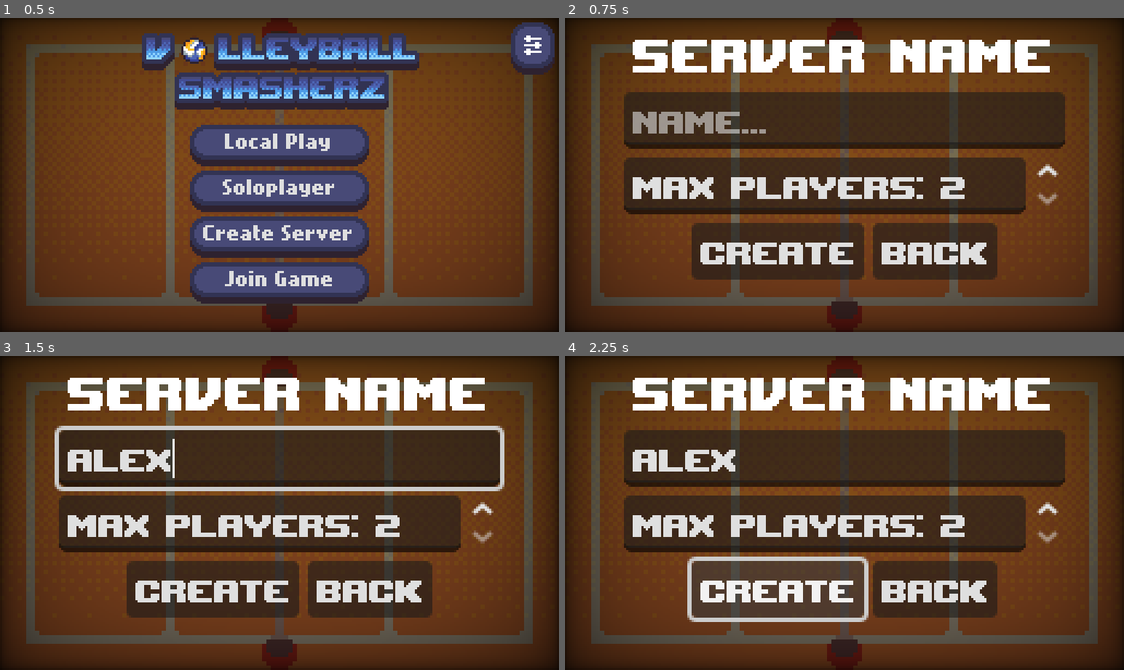
Above: before the commit, frames 1-4 (two rows, left to right).
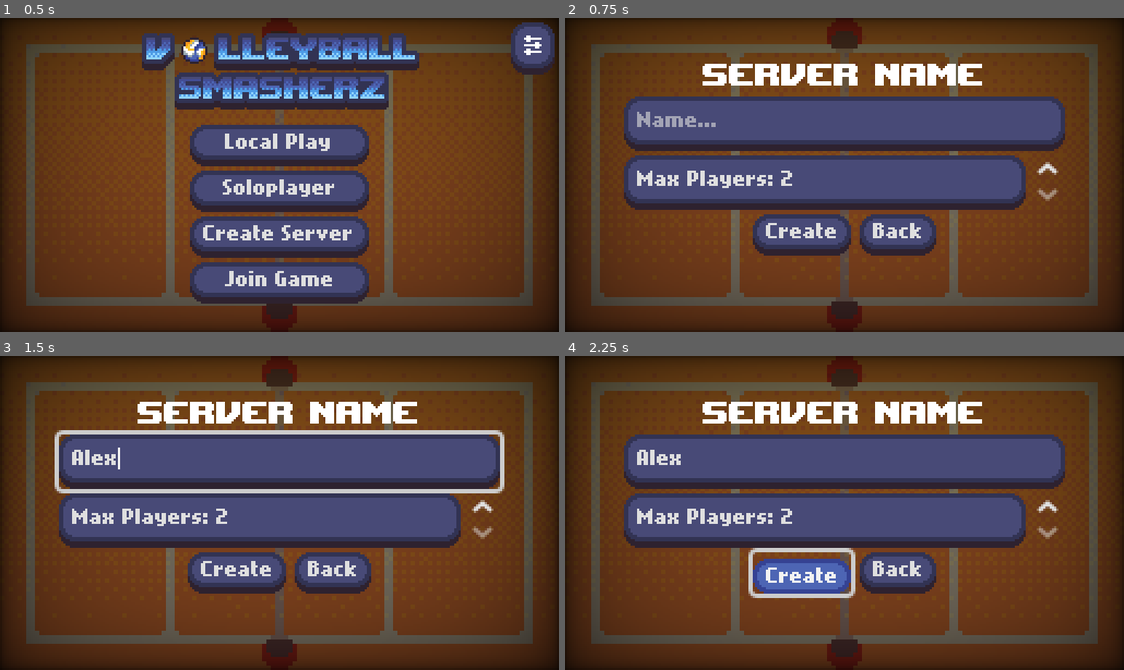
Above: after the commit, the same moments.

Repository: wonderdip/Arcade-Game
Game: Godot game, scene res://Scenes/Menus/title_screen.tscn
The game is run twice, just before and just after one commit, with the same random seed, the same clock (stepped at 60 frames per second) and the same inputs.
Inputs (mouse positions are in pixels of both pictures, inside the frame that each line leads up to):
- Up to frame 1 (0.5 s): no input
- Up to frame 2 (0.75 s): click "Create Server" at 0.5 s
- Up to frame 3 (1.5 s): click (279, 459) at 1.27 s; type "Alex" at 1.35 s
- Up to frame 4 (2.25 s): click "Create" at 2 s

Frame 1 is identical in both runs. In frame 2, 43% of the frame differs, in the area x 10-90%, y 6-84%; in frame 3, 45%, in the area x 9-91%, y 6-84%; in frame 4, 43%.

Commit message:
added good versions of all animations

Diff:
--- a/Scenes/Menus/server_maker.tscn
+++ b/Scenes/Menus/server_maker.tscn
@@ -1,13 +1,9 @@
-[gd_scene load_steps=7 format=3 uid="uid://coy4pdcfa33cf"]
+[gd_scene load_steps=6 format=3 uid="uid://coy4pdcfa33cf"]
 
-[ext_resource type="FontFile" uid="uid://bock84trufxhp" path="res://Assets/Fonts/upheavtt.ttf" id="1_u4q3l"]
+[ext_resource type="Theme" uid="uid://colk31q20bk6u" path="res://Themes/main_theme.tres" id="1_xb0mg"]
 [ext_resource type="Script" uid="uid://cormkrc826hhi" path="res://Scripts/server_maker.gd" id="2_fi4rl"]
 [ext_resource type="Texture2D" uid="uid://bqo6kuh7gw6rn" path="res://Assets/Start Screen/TopViewCourt_Gradient.png" id="3_xb0mg"]
 [ext_resource type="Shader" uid="uid://binjhiy2didyr" path="res://Shaders/Vignette.gdshader" id="4_aw7ix"]
-
-[sub_resource type="Theme" id="Theme_fwjh7"]
-default_font = ExtResource("1_u4q3l")
-default_font_size = 20
 
 [sub_resource type="ShaderMaterial" id="ShaderMaterial_o41or"]
 shader = ExtResource("4_aw7ix")
@@ -25,7 +21,7 @@
 anchor_bottom = 0.5
 grow_horizontal = 2
 grow_vertical = 2
-theme = SubResource("Theme_fwjh7")
+theme = ExtResource("1_xb0mg")
 script = ExtResource("2_fi4rl")
 
 [node name="BGCourt" type="Sprite2D" parent="."]
@@ -57,15 +53,14 @@
 anchor_right = 0.5
 anchor_bottom = 0.5
 offset_left = -101.0
-offset_top = -70.0
+offset_top = -56.5
 offset_right = 101.0
-offset_bottom = 72.0
+offset_bottom = 56.5
 grow_horizontal = 2
 grow_vertical = 2
 
 [node name="Title" type="Label" parent="VBoxContainer"]
 layout_mode = 2
-theme_override_font_sizes/font_size = 30
 text = "Server Name"
 horizontal_alignment = 1
 
@@ -86,7 +81,7 @@
 
 [node name="Confirm" type="Button" parent="VBoxContainer/HBoxContainer"]
 layout_mode = 2
-theme_override_constants/align_to_largest_stylebox = 175
+theme_override_font_sizes/font_size = 8
 text = "Create"
 
 [node name="Back" type="Button" parent="VBoxContainer/HBoxContainer"]
--- a/Scenes/player.tscn
+++ b/Scenes/player.tscn
@@ -244,8 +244,9 @@
 [node name="Sprite" type="AnimatedSprite2D" parent="."]
 position = Vector2(0, -1)
 sprite_frames = SubResource("SpriteFrames_pu2lt")
-animation = &"Idle"
-frame_progress = 0.6248014
+animation = &"Run"
+frame = 6
+frame_progress = 0.43458602
 
 [node name="CollisionShape2D" type="CollisionShape2D" parent="."]
 visible = false
--- a/Scenes/player_arms.tscn
+++ b/Scenes/player_arms.tscn
@@ -1,7 +1,6 @@
-[gd_scene load_steps=10 format=3 uid="uid://b3gw6epw21u3s"]
+[gd_scene load_steps=9 format=3 uid="uid://b3gw6epw21u3s"]
 
 [ext_resource type="Script" uid="uid://drtktdqtjnlbe" path="res://Scripts/player_arms.gd" id="1_f6qgc"]
-[ext_resource type="Texture2D" uid="uid://b7i0opriskteg" path="res://Assets/Characters/arms sprite-Sheet.png" id="1_t0651"]
 
 [sub_resource type="Animation" id="Animation_by7ge"]
 resource_name = "Block"
@@ -9,34 +8,22 @@
 tracks/0/type = "value"
 tracks/0/imported = false
 tracks/0/enabled = true
-tracks/0/path = NodePath("ArmSprite:frame")
+tracks/0/path = NodePath("CollisionShape2D:position")
 tracks/0/interp = 1
 tracks/0/loop_wrap = true
 tracks/0/keys = {
 "times": PackedFloat32Array(0),
 "transitions": PackedFloat32Array(1),
-"update": 1,
-"values": [6]
+"update": 0,
+"values": [Vector2(2, -14)]
 }
 tracks/1/type = "value"
 tracks/1/imported = false
 tracks/1/enabled = true
-tracks/1/path = NodePath("CollisionShape2D:position")
+tracks/1/path = NodePath("CollisionShape2D:rotation")
 tracks/1/interp = 1
 tracks/1/loop_wrap = true
 tracks/1/keys = {
-"times": PackedFloat32Array(0),
-"transitions": PackedFloat32Array(1),
-"update": 0,
-"values": [Vector2(2, -14)]
-}
-tracks/2/type = "value"
-tracks/2/imported = false
-tracks/2/enabled = true
-tracks/2/path = NodePath("CollisionShape2D:rotation")
-tracks/2/interp = 1
-tracks/2/loop_wrap = true
-tracks/2/keys = {
 "times": PackedFloat32Array(0),
 "transitions": PackedFloat32Array(1),
 "update": 0,
@@ -50,34 +37,22 @@
 tracks/0/type = "value"
 tracks/0/imported = false
 tracks/0/enabled = true
-tracks/0/path = NodePath("ArmSprite:frame")
+tracks/0/path = NodePath("CollisionShape2D:position")
 tracks/0/interp = 1
 tracks/0/loop_wrap = true
 tracks/0/keys = {
 "times": PackedFloat32Array(0),
 "transitions": PackedFloat32Array(1),
-"update": 1,
-"values": [7]
+"update": 0,
+"values": [Vector2(5, 1)]
 }
 tracks/1/type = "value"
 tracks/1/imported = false
 tracks/1/enabled = true
-tracks/1/path = NodePath("CollisionShape2D:position")
+tracks/1/path = NodePath("CollisionShape2D:rotation")
 tracks/1/interp = 1
 tracks/1/loop_wrap = true
 tracks/1/keys = {
-"times": PackedFloat32Array(0),
-"transitions": PackedFloat32Array(1),
-"update": 0,
-"values": [Vector2(5, 1)]
-}
-tracks/2/type = "value"
-tracks/2/imported = false
-tracks/2/enabled = true
-tracks/2/path = NodePath("CollisionShape2D:rotation")
-tracks/2/interp = 1
-tracks/2/loop_wrap = true
-tracks/2/keys = {
 "times": PackedFloat32Array(0),
 "transitions": PackedFloat32Array(1),
 "update": 0,
@@ -90,34 +65,22 @@
 tracks/0/type = "value"
 tracks/0/imported = false
 tracks/0/enabled = true
-tracks/0/path = NodePath("ArmSprite:frame")
+tracks/0/path = NodePath("CollisionShape2D:position")
 tracks/0/interp = 1
 tracks/0/loop_wrap = true
 tracks/0/keys = {
-"times": PackedFloat32Array(0, 0.06666667, 0.13333334, 0.2, 0.26666668),
-"transitions": PackedFloat32Array(1, 1, 1, 1, 1),
-"update": 1,
-"values": [1, 2, 3, 4, 5]
-}
-tracks/1/type = "value"
-tracks/1/imported = false
-tracks/1/enabled = true
-tracks/1/path = NodePath("CollisionShape2D:position")
-tracks/1/interp = 1
-tracks/1/loop_wrap = true
-tracks/1/keys = {
 "times": PackedFloat32Array(0.033333335, 0.1, 0.16666667, 0.23333333, 0.3),
 "transitions": PackedFloat32Array(1, 1, 1, 1, 1),
 "update": 0,
 "values": [Vector2(-4.9999995, -13), Vector2(1, -13), Vector2(2.0000002, -11), Vector2(-1.023901, -0.011950493), Vector2(-5, -0.9999999)]
 }
-tracks/2/type = "value"
-tracks/2/imported = false
-tracks/2/enabled = true
-tracks/2/path = NodePath("CollisionShape2D:rotation")
-tracks/2/interp = 1
-tracks/2/loop_wrap = true
-tracks/2/keys = {
+tracks/1/type = "value"
+tracks/1/imported = false
+tracks/1/enabled = true
+tracks/1/path = NodePath("CollisionShape2D:rotation")
+tracks/1/interp = 1
+tracks/1/loop_wrap = true
+tracks/1/keys = {
 "times": PackedFloat32Array(0.033333335, 0.1, 0.16666667, 0.23333333, 0.3),
 "transitions": PackedFloat32Array(1, 1, 1, 1, 1),
 "update": 0,
@@ -129,34 +92,22 @@
 tracks/0/type = "value"
 tracks/0/imported = false
 tracks/0/enabled = true
-tracks/0/path = NodePath("ArmSprite:frame")
+tracks/0/path = NodePath("CollisionShape2D:position")
 tracks/0/interp = 1
 tracks/0/loop_wrap = true
 tracks/0/keys = {
 "times": PackedFloat32Array(0),
 "transitions": PackedFloat32Array(1),
-"update": 1,
-"values": [1]
+"update": 0,
+"values": [Vector2(-6, -9)]
 }
 tracks/1/type = "value"
 tracks/1/imported = false
 tracks/1/enabled = true
-tracks/1/path = NodePath("CollisionShape2D:position")
+tracks/1/path = NodePath("CollisionShape2D:rotation")
 tracks/1/interp = 1
 tracks/1/loop_wrap = true
 tracks/1/keys = {
-"times": PackedFloat32Array(0),
-"transitions": PackedFloat32Array(1),
-"update": 0,
-"values": [Vector2(-6, -9)]
-}
-tracks/2/type = "value"
-tracks/2/imported = false
-tracks/2/enabled = true
-tracks/2/path = NodePath("CollisionShape2D:rotation")
-tracks/2/interp = 1
-tracks/2/loop_wrap = true
-tracks/2/keys = {
 "times": PackedFloat32Array(0),
 "transitions": PackedFloat32Array(1),
 "update": 0,
@@ -169,34 +120,22 @@
 tracks/0/type = "value"
 tracks/0/imported = false
 tracks/0/enabled = true
-tracks/0/path = NodePath("ArmSprite:frame")
+tracks/0/path = NodePath("CollisionShape2D:position")
 tracks/0/interp = 1
 tracks/0/loop_wrap = true
 tracks/0/keys = {
 "times": PackedFloat32Array(0),
 "transitions": PackedFloat32Array(1),
-"update": 1,
-"values": [8]
+"update": 0,
+"values": [Vector2(1, -9)]
 }
 tracks/1/type = "value"
 tracks/1/imported = false
 tracks/1/enabled = true
-tracks/1/path = NodePath("CollisionShape2D:position")
+tracks/1/path = NodePath("CollisionShape2D:rotation")
 tracks/1/interp = 1
 tracks/1/loop_wrap = true
 tracks/1/keys = {
-"times": PackedFloat32Array(0),
-"transitions": PackedFloat32Array(1),
-"update": 0,
-"values": [Vector2(1, -9)]
-}
-tracks/2/type = "value"
-tracks/2/imported = false
-tracks/2/enabled = true
-tracks/2/path = NodePath("CollisionShape2D:rotation")
-tracks/2/interp = 1
-tracks/2/loop_wrap = true
-tracks/2/keys = {
 "times": PackedFloat32Array(0),
 "transitions": PackedFloat32Array(1),
 "update": 0,
@@ -227,12 +166,6 @@
 &"": SubResource("AnimationLibrary_5llls")
 }
 
-[node name="ArmSprite" type="Sprite2D" parent="."]
-position = Vector2(0, 0.5)
-texture = ExtResource("1_t0651")
-hframes = 9
-frame = 1
-
 [node name="CollisionShape2D" type="CollisionShape2D" parent="."]
 z_index = 2
 position = Vector2(-6, -9)
--- a/Scripts/player_arms.gd
+++ b/Scripts/player_arms.gd
@@ -1,7 +1,6 @@
 extends Area2D
 
 @onready var anim: AnimationPlayer = $AnimationPlayer
-@onready var arm_sprite: Sprite2D = $ArmSprite
 @onready var collision_shape: CollisionShape2D = $CollisionShape2D
 
 var is_hitting: bool = false
@@ -41,17 +40,13 @@
 		is_hitting = true
 		hit_bodies.clear()
 		collision_shape.disabled = false
-		visible = true
 		anim.play("Hit")
-	else:
-		print("tried to hit weww")
 
 func bump():
 	if not is_bumping and not is_hitting and not is_blocking and not is_setting:
 		is_bumping = true
 		hit_bodies.clear()
 		collision_shape.disabled = false
-		visible = true
 		anim.play("Bump")
 
 func block():
@@ -59,7 +54,6 @@
 		is_blocking = true
 		hit_bodies.clear()
 		collision_shape.disabled = false
-		visible = true
 		anim.play("Block")
 
 func setting():
@@ -67,7 +61,6 @@
 		is_setting = true
 		hit_bodies.clear()
 		collision_shape.disabled = false
-		visible = true
 		anim.play("Set")
 
 func stop_setting():
Binary file changed: Assets/Characters/Block sprite-Sheet.png
Binary file changed: Assets/Characters/Bump.png
Binary file changed: Assets/Characters/Set.png
Binary file changed: Assets/Characters/idle sprite-Sheet.png
Binary file changed: Assets/Characters/jump sprite-Sheet.png
Binary file changed: Assets/Characters/run sprite-Sheet.png
